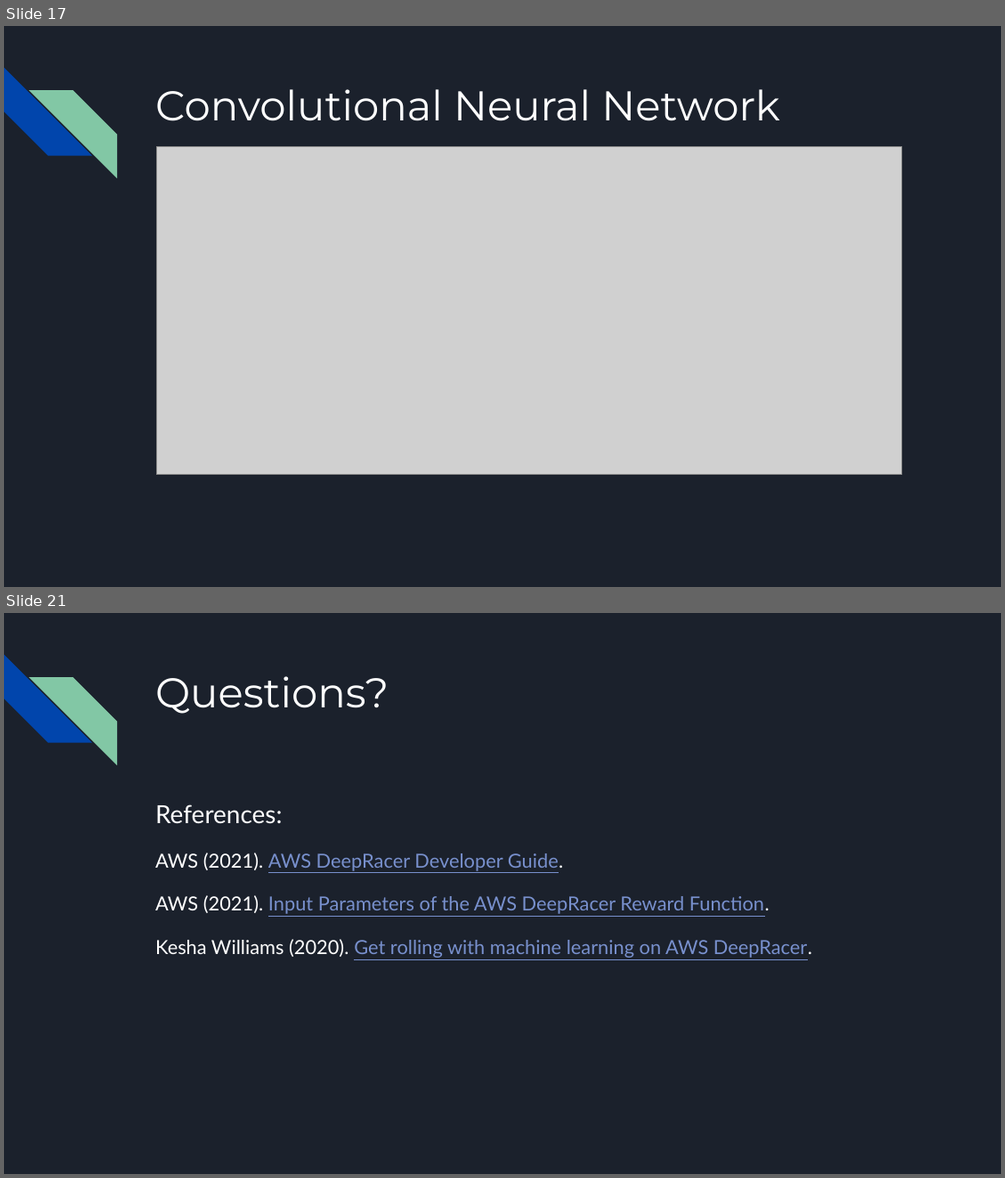
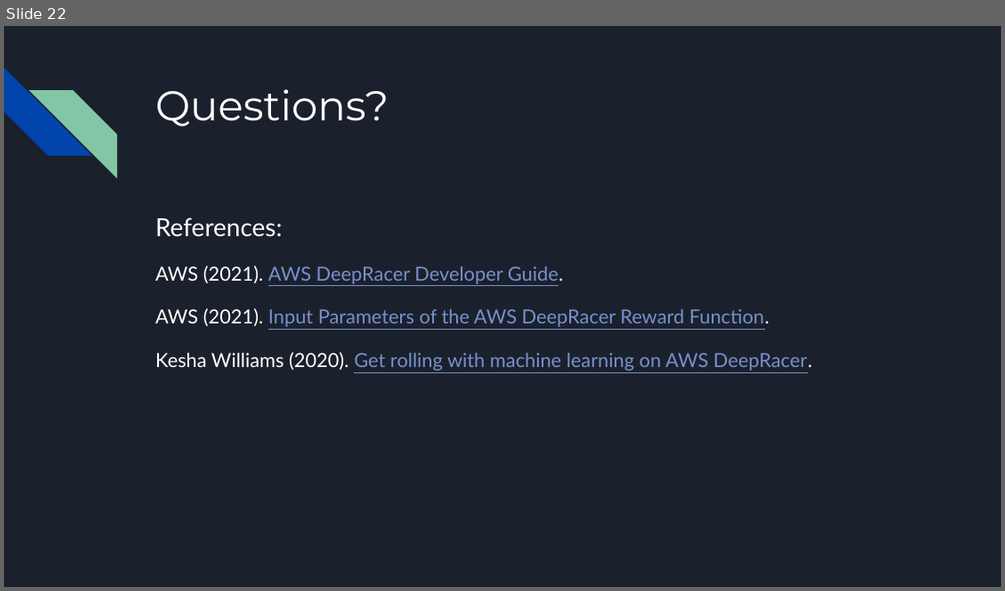
Before and after one commit to JasonCaldwellMBA/AWS_DeepRacer-Object_Avoidance, a slide deck: AWS DeepRacer Presentation.pptx. Shown one above the other, each under a label of ours: slides 17 and 21 before the commit, slide 22 after it; the slides between them are not shown. The pictures are 1005x1178 and 1005x591 pixels, drawn with LibreOffice and Linux fonts; fonts in the diff are those of the drawing; grey boxes stand for pictures. Boxes give left, top, right and bottom in pixels: in the first picture for what was removed or moved away, otherwise in the second. Text is boxed around its words. In the diff, an @@ line names an element or a change of style, - is before the commit and + after.

```diff
--- a/AWS DeepRacer Presentation.pptx
+++ b/AWS DeepRacer Presentation.pptx
@@ slide 17 removed at <box>4,26,1001,587</box>, background #1B212C; not listed: 2 template elements that a slide beside it also shows @@
@@ title removed at <box>155,89,780,121</box> @@
-Convolutional Neural Network
@@ picture removed at <box>156,147,902,475</box> @@
@@ what was slide 21 is now slide 22 @@
```
Also in this commit, not shown: 11 slides changed, 3 slides added, 1 other slide removed, 1 other file.
